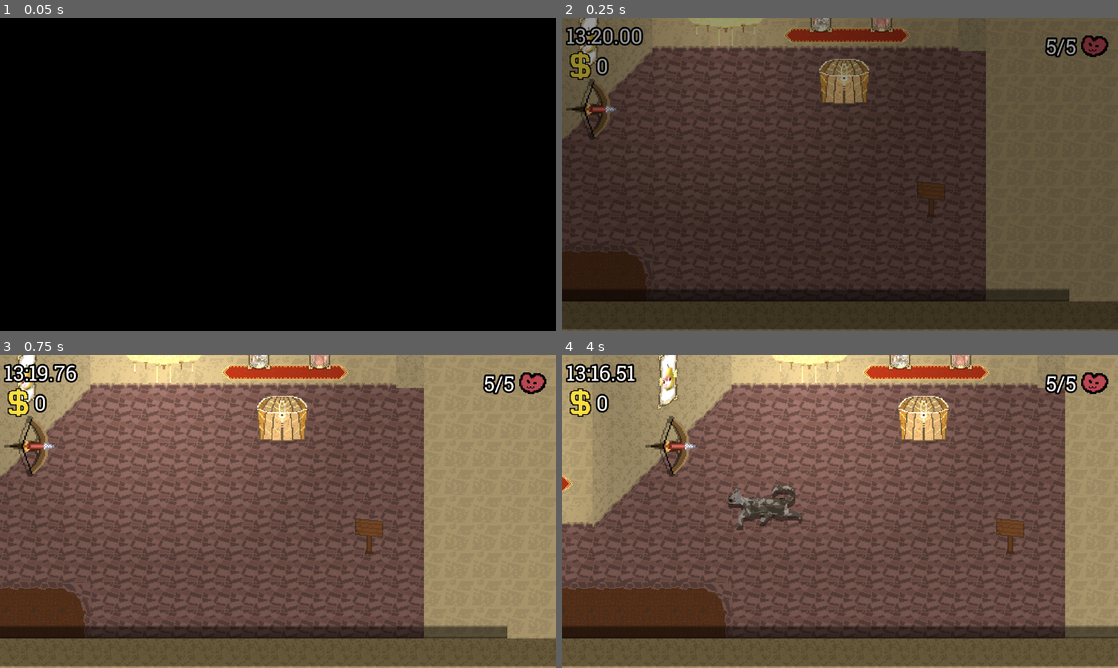
Above: before the commit, frames 1-4 (two rows, left to right).
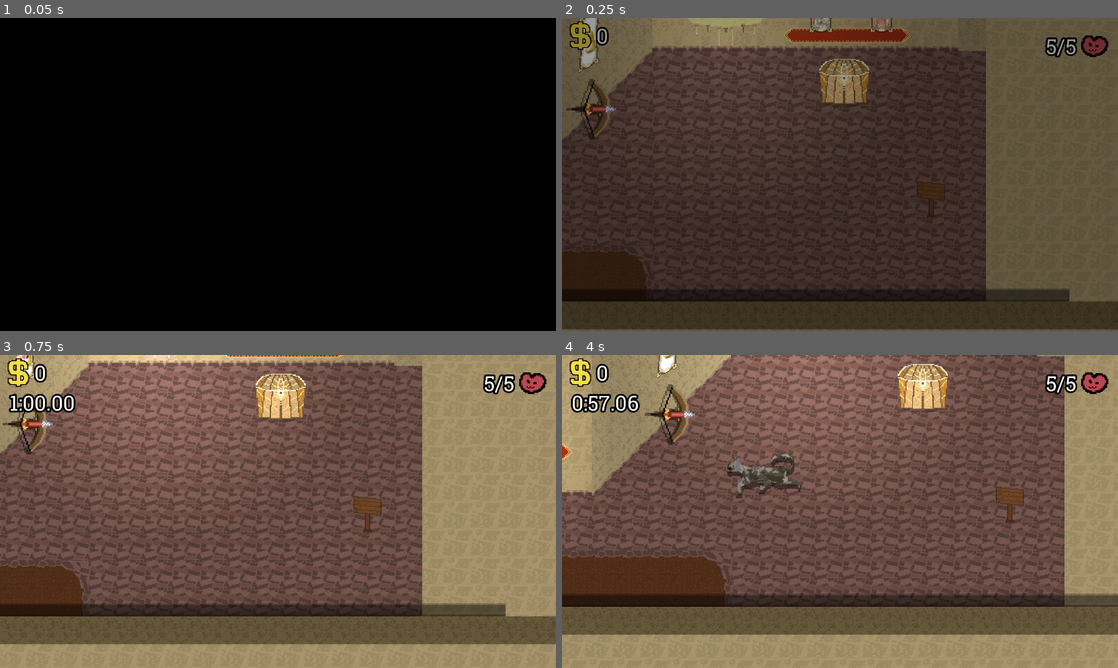
Above: after the commit, the same moments.

Repository: Emarald64/ancient-game-jam
Game: Godot game, scene res://source/main.tscn
The game is run twice, just before and just after one commit, with the same random seed, the same clock (stepped at 60 frames per second) and the same inputs.
Inputs:
- Up to frame 1 (0.05 s): no input
- Up to frame 2 (0.25 s): no input
- Up to frame 3 (0.75 s): hold D (move_right) from 0.53 s (still down); hold Y from 0.53 s (still down)
- Up to frame 4 (4 s): release D (move_right) at 1.28 s; release Y at 1.28 s; hold S (move_down) 1.28-2.03 s; tap Shift (sprint) at 1.35 s; tap Y at 1.55, 2.85, 3.8 s; hold D (move_right) 2.03-2.78 s; hold Y 2.03-2.78 s; hold W (move_up) 2.78-3.53 s; hold A (move_left) from 3.53 s (still down); hold Shift (sprint) from 3.53 s (still down)

Frame 1 is identical in both runs. In frame 2, 1.1% of the frame differs, in the area x 0-15%, y 1-20%; in frame 3, 42%; in frame 4, 53%, in the area x 0-100%, y 0-100%.

Commit message:
added win screen and escape sequance

Diff:
--- a/project.godot
+++ b/project.godot
@@ -34,6 +34,10 @@
 [dotnet]
 
 project/assembly_name="New Game Project"
+
+[global_group]
+
+has_on_escape_start=""
 
 [gui]
 
--- /dev/null
+++ b/source/escape_area.gd
@@ -0,0 +1,8 @@
+extends Area2D
+
+
+
+func _on_body_entered(player: Node2D) -> void:
+	if Globals.main.escaping:
+		Globals.main.game_timer.stop()
+		player.play_win_animation()
--- /dev/null
+++ b/source/escape_area.tscn
@@ -0,0 +1,10 @@
+[gd_scene format=3 uid="uid://bnpanluy72urm"]
+
+[ext_resource type="Script" uid="uid://beie1f66horum" path="res://source/escape_area.gd" id="1_meard"]
+
+[node name="EscapeArea" type="Area2D" unique_id=360951397]
+collision_layer = 0
+collision_mask = 8
+script = ExtResource("1_meard")
+
+[connection signal="body_entered" from="." to="." method="_on_body_entered"]
--- a/source/extra_rooms/path_highlight_room.gd
+++ b/source/extra_rooms/path_highlight_room.gd
@@ -1,6 +1,7 @@
 extends Node2D
 
 var tween:Tween
+var camera_offset=Vector2(0,-128)
 
 func _ready():
 	%PathHighlights.modulate=Color.TRANSPARENT
@@ -10,9 +11,7 @@
 	tween.set_parallel()
 	tween.tween_property(%PathHighlights,"modulate",Color(1,1,1,.5),.5)
 	tween.tween_property(Globals.main.camera,"zoom",Vector2(1.5,1.5),.5)
-	tween.tween_property(Globals.main.camera,"offset",Vector2(0,-128),.5)
-
-
+	tween.tween_property(Globals.main.camera,"offset",camera_offset,.5)
 
 func unhighlight_path():
 	tween=create_tween()
@@ -20,3 +19,10 @@
 	tween.tween_property(%PathHighlights,"modulate",Color(1,1,1,0),.5)
 	tween.tween_property(Globals.main.camera,"zoom",Vector2(2,2),.5)
 	tween.tween_property(Globals.main.camera,"offset",Vector2.ZERO,.5)
+
+func on_escape_start():
+	camera_offset=Vector2(0,128)
+	$ShowPaths/CollisionShape2D_escape.disabled=false
+	$ShowPaths/CollisionShape2D.disabled=true
+	$SpikePit.respawn_target=$RespawnPos2
+	$SpikePit2.respawn_target=$RespawnPos3
--- a/source/extra_rooms/path_highlight_room.tscn
+++ b/source/extra_rooms/path_highlight_room.tscn
@@ -16,7 +16,7 @@
 [sub_resource type="RectangleShape2D" id="RectangleShape2D_rnfdj"]
 size = Vector2(168, 48)
 
-[node name="PathHighlightRoom" type="Node2D" unique_id=2111387179]
+[node name="PathHighlightRoom" type="Node2D" unique_id=2111387179 groups=["has_on_escape_start"]]
 script = ExtResource("1_tke8u")
 
 [node name="TileMapLayer" type="TileMapLayer" parent="." unique_id=538703152]
@@ -35,6 +35,11 @@
 [node name="CollisionShape2D2" type="CollisionShape2D" parent="ShowPaths" unique_id=1663179878]
 position = Vector2(128, 208)
 shape = SubResource("RectangleShape2D_sf58l")
+
+[node name="CollisionShape2D_escape" type="CollisionShape2D" parent="ShowPaths" unique_id=1153361198]
+position = Vector2(128, -83)
+shape = SubResource("RectangleShape2D_a6585")
+disabled = true
 
 [node name="PathHighlights" type="Node2D" parent="." unique_id=677550355]
 unique_name_in_owner = true
@@ -68,10 +73,13 @@
 polygon = PackedVector2Array(-96, 24, 168, 24, 168, 72, 152, 72, 152, 32, -88, 32, -88, 184, -96, 184)
 
 [node name="RespawnPos1" type="Marker2D" parent="." unique_id=1039762612]
-position = Vector2(224, 384)
+position = Vector2(96, 400)
 
 [node name="RespawnPos2" type="Marker2D" parent="." unique_id=381636537]
-position = Vector2(224, 208)
+position = Vector2(88, 208)
+
+[node name="RespawnPos3" type="Marker2D" parent="." unique_id=296176999]
+position = Vector2(256, -80)
 
 [connection signal="body_entered" from="ShowPaths" to="." method="highlight_path" unbinds=1]
 [connection signal="body_exited" from="ShowPaths" to="." method="unhighlight_path" unbinds=1]
--- a/source/globals.gd
+++ b/source/globals.gd
@@ -21,3 +21,11 @@
 		result=result.insert(i,",")
 		i+=4
 	return result
+
+func format_time(time_ms:int)->String:
+	@warning_ignore_start("integer_division")
+	var minutes:=time_ms/60000
+	var seconds:=(time_ms/1000)%60
+	var hundreths:=(time_ms/10)%100
+	@warning_ignore_restore("integer_division")
+	return "%2d:%02d.%02d" % [minutes,seconds,hundreths]
--- a/source/main.gd
+++ b/source/main.gd
@@ -1,5 +1,9 @@
 class_name Main
 extends Node2D
+
+var camera_shake_intencity:=0.0
+var start_time=Time.get_ticks_msec()
+var escaping:=false
 
 @onready var player=%Player
 @onready var time_out_animation=%TimeOutAnimation
@@ -8,6 +12,7 @@
 @onready var game_timer=%GameTimer
 @onready var money_counter=%MoneyCounter
 @onready var camera=%playerCam
+@onready var win_screen=%WinScreen
 
 func _ready() -> void:
 	Globals.main=self
@@ -17,11 +22,23 @@
 		Globals.restarting=false
 		await get_tree().process_frame
 		RenderingServer.set_default_clear_color(Color("4d4d4d"))
-	start_game()
+	#start_game()
 
-func start_game():
-	game_timer.running=true
+func _process(delta: float) -> void:
+	if Input.is_key_pressed(KEY_Y):
+		start_escape()
+	if camera_shake_intencity>0:
+		camera.offset=50*Vector2(randf(),randf())*camera_shake_intencity
+		camera_shake_intencity-=delta
+#
+#func start_game():
+	#game_timer.running=true
 
+func shake_camera():
+	camera_shake_intencity=1
 
-func _on_signarea_body_entered(body: Node2D) -> void:
-	pass # Replace with function body.
+func start_escape():
+	shake_camera()
+	game_timer.start()
+	escaping=true
+	get_tree().call_group("has_on_escape_start","on_escape_start")
--- a/source/main.tscn
+++ b/source/main.tscn
@@ -12,6 +12,7 @@
 [ext_resource type="PackedScene" uid="uid://jw2l3450taoy" path="res://source/ui/death_screen.tscn" id="5_1elff"]
 [ext_resource type="PackedScene" uid="uid://dyaer2q370u5u" path="res://source/ui/screen_wipe.tscn" id="7_d5d55"]
 [ext_resource type="PackedScene" uid="uid://c00mqs60qi573" path="res://source/pickups/coin.tscn" id="8_rewae"]
+[ext_resource type="PackedScene" uid="uid://fctd563d0wnr" path="res://source/ui/win_screen.tscn" id="10_771tj"]
 [ext_resource type="Script" uid="uid://bj2gr2fw4nxjo" path="res://source/blehhh.gd" id="12_sm8so"]
 [ext_resource type="PackedScene" uid="uid://dljttdmrkalih" path="res://source/game_objects/chest.tscn" id="14_r5lv5"]
 [ext_resource type="Texture2D" uid="uid://ddou6yvvv0b62" path="res://arte/deco/paintings1.png" id="15_7rnte"]
@@ -23,6 +24,7 @@
 [ext_resource type="Texture2D" uid="uid://6x7qius0hbvs" path="res://arte/deco/chandelierREALt.png" id="19_d4qgt"]
 [ext_resource type="PackedScene" uid="uid://du3t3pukavbvk" path="res://source/game_objects/arrow_spawner.tscn" id="19_sm8so"]
 [ext_resource type="PackedScene" uid="uid://c37w6aw1kfkda" path="res://source/extra_rooms/path_highlight_room.tscn" id="19_vjn7t"]
+[ext_resource type="PackedScene" uid="uid://bnpanluy72urm" path="res://source/escape_area.tscn" id="25_cv3e8"]
 
 [sub_resource type="RectangleShape2D" id="RectangleShape2D_6j2d2"]
 size = Vector2(64.68817, 56.4301)
@@ -35,6 +37,9 @@
 fill = 1
 fill_from = Vector2(0.5, 0.5)
 fill_to = Vector2(0.8888889, 0.86609685)
+
+[sub_resource type="RectangleShape2D" id="RectangleShape2D_a6585"]
+size = Vector2(646, 253)
 
 [node name="Main" type="Node2D" unique_id=1110147883]
 script = ExtResource("1_2uit2")
@@ -103,19 +108,24 @@
 offset_right = 161.0
 offset_bottom = 142.0
 
-[node name="GameTimer" parent="UILayer/VBoxContainer" unique_id=926535582 instance=ExtResource("2_62cc7")]
-unique_name_in_owner = true
-layout_mode = 2
-text = "1:00.00"
-
 [node name="MoneyCounter" parent="UILayer/VBoxContainer" unique_id=536954178 instance=ExtResource("3_c1q7g")]
 unique_name_in_owner = true
 layout_mode = 2
 
+[node name="GameTimer" parent="UILayer/VBoxContainer" unique_id=926535582 instance=ExtResource("2_62cc7")]
+unique_name_in_owner = true
+visible = false
+layout_mode = 2
+text = "1:00.00"
+time_left = 60.0
+
 [node name="TimeOutAnimation" parent="UILayer" unique_id=603268710 instance=ExtResource("4_4naa1")]
 unique_name_in_owner = true
 
 [node name="DeathScreen" parent="UILayer" unique_id=791762848 instance=ExtResource("5_1elff")]
+unique_name_in_owner = true
+
+[node name="WinScreen" parent="UILayer" unique_id=811783318 instance=ExtResource("10_771tj")]
 unique_name_in_owner = true
 
 [node name="ScreenWipe" parent="UILayer" unique_id=1574779303 instance=ExtResource("7_d5d55")]
@@ -920,6 +930,13 @@
 [node name="PathHighlightRoom" parent="." unique_id=2111387179 instance=ExtResource("19_vjn7t")]
 position = Vector2(-1056, -256)
 
+[node name="EscapeArea" parent="." unique_id=360951397 instance=ExtResource("25_cv3e8")]
+position = Vector2(352, 375)
+
+[node name="CollisionShape2D" type="CollisionShape2D" parent="EscapeArea" unique_id=791817208]
+position = Vector2(259, 21.5)
+shape = SubResource("RectangleShape2D_a6585")
+
 [connection signal="body_entered" from="Sign/signarea" to="Sign/signarea" method="_on_body_entered"]
 [connection signal="body_exited" from="Sign/signarea" to="Sign/signarea" method="_on_body_exited"]
 [connection signal="collected_money" from="Player" to="UILayer/VBoxContainer/MoneyCounter" method="add_money"]
--- a/source/player.gd
+++ b/source/player.gd
@@ -116,6 +116,11 @@
 func update_health():
 	health_counter.update_health(health)
 
+func play_win_animation():
+	animating=true
+	# play reverse start animation here
+	main.win_screen.appear()
+
 func hit(area:Area2D):
 	if not dying:
 		if area is SpikePit:
--- a/source/ui/game_timer.gd
+++ b/source/ui/game_timer.gd
@@ -8,6 +8,13 @@
 
 signal time_up
 
+func start():
+	running=true
+	show()
+
+func stop():
+	running=false
+
 # Called every frame. 'delta' is the elapsed time since the previous frame.
 func _process(delta: float) -> void:
 	if running:
@@ -16,7 +23,7 @@
 		else:
 			time_left-=delta
 		#@warning_ignore("narrowing_conversion")
-		text=format_time(maxi(int(time_left*1000),0))
+		text=Globals.format_time(maxi(int(time_left*1000),0))
 		var flash_progress:=0.0
 		if time_left<START_FLASING:
 			flash_progress=(sin((((START_FLASING-time_left)/2)**2)*3)+1)/2
@@ -26,11 +33,3 @@
 				time_up.emit()
 				sent_time_up=true
 		modulate=Color(1,1-flash_progress,1-flash_progress)
-
-static func format_time(time_ms:int)->String:
-	@warning_ignore_start("integer_division")
-	var minutes:=time_ms/60000
-	var seconds:=(time_ms/1000)%60
-	var hundreths:=(time_ms/10)%100
-	@warning_ignore_restore("integer_division")
-	return "%2d:%02d.%02d" % [minutes,seconds,hundreths]
--- /dev/null
+++ b/source/ui/win_screen.gd
@@ -0,0 +1,9 @@
+extends ColorRect
+
+@onready var anim_player=$AnimationPlayer
+
+func appear():
+	anim_player.play("appear")
+	$MoneyLabel.text="You made $%s!" % Globals.format_money(Globals.money)
+	$TotalTime.text="Total Time: %s"%Globals.format_time(Time.get_ticks_msec()-Globals.main.start_time)
+	$EscapeTime.text="Remaining Escape Time: %s" % Globals.format_time(int(Globals.main.game_timer.time_left*1000))
--- /dev/null
+++ b/source/ui/win_screen.tscn
@@ -0,0 +1,130 @@
+[gd_scene format=3 uid="uid://fctd563d0wnr"]
+
+[ext_resource type="Script" uid="uid://clruq1gtrcxsi" path="res://source/ui/win_screen.gd" id="1_1m0os"]
+
+[sub_resource type="Animation" id="Animation_gxxlj"]
+length = 0.001
+tracks/0/type = "value"
+tracks/0/imported = false
+tracks/0/enabled = true
+tracks/0/path = NodePath(".:modulate")
+tracks/0/interp = 1
+tracks/0/loop_wrap = true
+tracks/0/keys = {
+"times": PackedFloat32Array(0),
+"transitions": PackedFloat32Array(1),
+"update": 0,
+"values": [Color(0.98, 0.98, 0.98, 0)]
+}
+tracks/1/type = "value"
+tracks/1/imported = false
+tracks/1/enabled = true
+tracks/1/path = NodePath(".:visible")
+tracks/1/interp = 1
+tracks/1/loop_wrap = true
+tracks/1/keys = {
+"times": PackedFloat32Array(0),
+"transitions": PackedFloat32Array(1),
+"update": 1,
+"values": [false]
+}
+
+[sub_resource type="Animation" id="Animation_87lch"]
+resource_name = "appear"
+length = 0.5
+tracks/0/type = "value"
+tracks/0/imported = false
+tracks/0/enabled = true
+tracks/0/path = NodePath(".:modulate")
+tracks/0/interp = 1
+tracks/0/loop_wrap = true
+tracks/0/keys = {
+"times": PackedFloat32Array(0, 0.5),
+"transitions": PackedFloat32Array(1, 1),
+"update": 0,
+"values": [Color(1, 1, 1, 0), Color(1, 1, 1, 1)]
+}
+tracks/1/type = "value"
+tracks/1/imported = false
+tracks/1/enabled = true
+tracks/1/path = NodePath(".:visible")
+tracks/1/interp = 1
+tracks/1/loop_wrap = true
+tracks/1/keys = {
+"times": PackedFloat32Array(0),
+"transitions": PackedFloat32Array(1),
+"update": 1,
+"values": [true]
+}
+
+[sub_resource type="AnimationLibrary" id="AnimationLibrary_sclgd"]
+_data = {
+&"RESET": SubResource("Animation_gxxlj"),
+&"appear": SubResource("Animation_87lch")
+}
+
+[node name="WinScreen" type="ColorRect" unique_id=811783318]
+visible = false
+modulate = Color(0.98, 0.98, 0.98, 0)
+anchors_preset = 15
+anchor_right = 1.0
+anchor_bottom = 1.0
+grow_horizontal = 2
+grow_vertical = 2
+color = Color(0.15660001, 0.38663998, 0.54, 1)
+script = ExtResource("1_1m0os")
+
+[node name="Label" type="Label" parent="." unique_id=956591738]
+layout_mode = 1
+anchors_preset = 5
+anchor_left = 0.5
+anchor_right = 0.5
+offset_left = -199.5
+offset_top = 200.0
+offset_right = 199.5
+offset_bottom = 286.0
+grow_horizontal = 2
+theme_override_font_sizes/font_size = 64
+text = "You Escaped!"
+horizontal_alignment = 1
+
+[node name="MoneyLabel" type="Label" parent="." unique_id=1806467584]
+layout_mode = 1
+anchors_preset = 5
+anchor_left = 0.5
+anchor_right = 0.5
+offset_left = -189.0
+offset_top = 359.0
+offset_right = 210.0
+offset_bottom = 445.0
+grow_horizontal = 2
+theme_override_constants/outline_size = 24
+theme_override_font_sizes/font_size = 84
+text = "You made $0!"
+horizontal_alignment = 1
+
+[node name="TotalTime" type="Label" parent="." unique_id=1518489178]
+layout_mode = 1
+anchors_preset = 2
+anchor_top = 1.0
+anchor_bottom = 1.0
+offset_top = -65.0
+offset_right = 253.0
+grow_vertical = 0
+text = "Total time: "
+
+[node name="EscapeTime" type="Label" parent="." unique_id=912711210]
+layout_mode = 1
+anchors_preset = 3
+anchor_left = 1.0
+anchor_top = 1.0
+anchor_right = 1.0
+anchor_bottom = 1.0
+offset_left = -253.0
+offset_top = -65.0
+grow_horizontal = 0
+grow_vertical = 0
+text = "Remaining Escape Time: "
+
+[node name="AnimationPlayer" type="AnimationPlayer" parent="." unique_id=1459981894]
+libraries/ = SubResource("AnimationLibrary_sclgd")
Not shown, added: source/escape_area.gd.uid
Not shown, added: source/ui/win_screen.gd.uid
